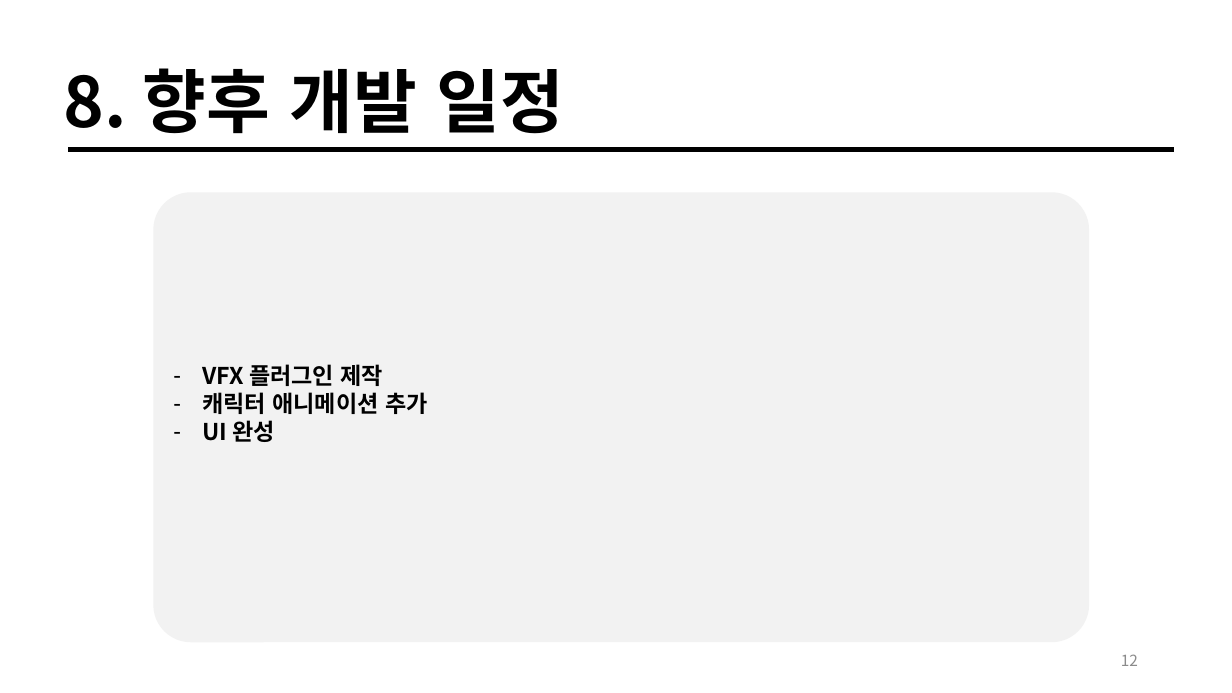
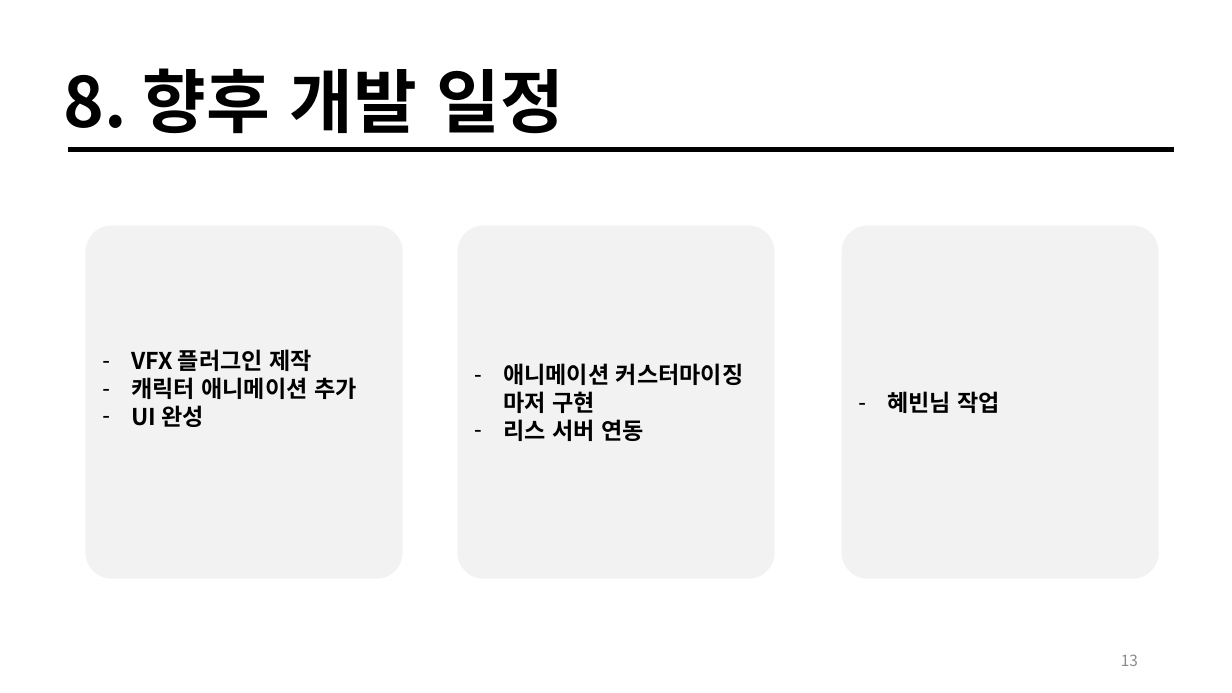
Before and after one commit to taeho-choi/wire-hunter, a slide deck: slide 13 of 문서/기획/중간발표자료.pptx (slide 12 before the commit). Drawn at 1232x693 pixels with LibreOffice and Linux fonts; fonts in the diff are those of the drawing. Boxes give left, top, right and bottom in pixels: in the first picture for what was removed or moved away, otherwise in the second. Text is boxed around its words. In the diff, an @@ line names an element or a change of style, - is before the commit and + after.

```diff
--- a/문서/기획/중간발표자료.pptx
+++ b/문서/기획/중간발표자료.pptx
@@ rounded rectangle "VFX 플러그인 제작" resized from (x1=153, y1=192, x2=1090, y2=642) to (x1=86, y1=226, x2=403, y2=579) @@
@@ rounded rectangle added at (x1=457, y1=226, x2=775, y2=579), fill #F2F2F2, 18 pt, text #000000, bold @@
+– 애니메이션 커스터마이징 마저 구현
+– 리스 서버 연동
@@ rounded rectangle added at (x1=842, y1=226, x2=1159, y2=579), fill #F2F2F2, 18 pt, text #000000, bold @@
+– 혜빈님 작업
@@ page number at (x1=1121, y1=654, x2=1138, y2=666): text changed @@
-12
+13
```
Also in this commit, not shown: 4 other slides changed, 1 slide added, 59 other files.
